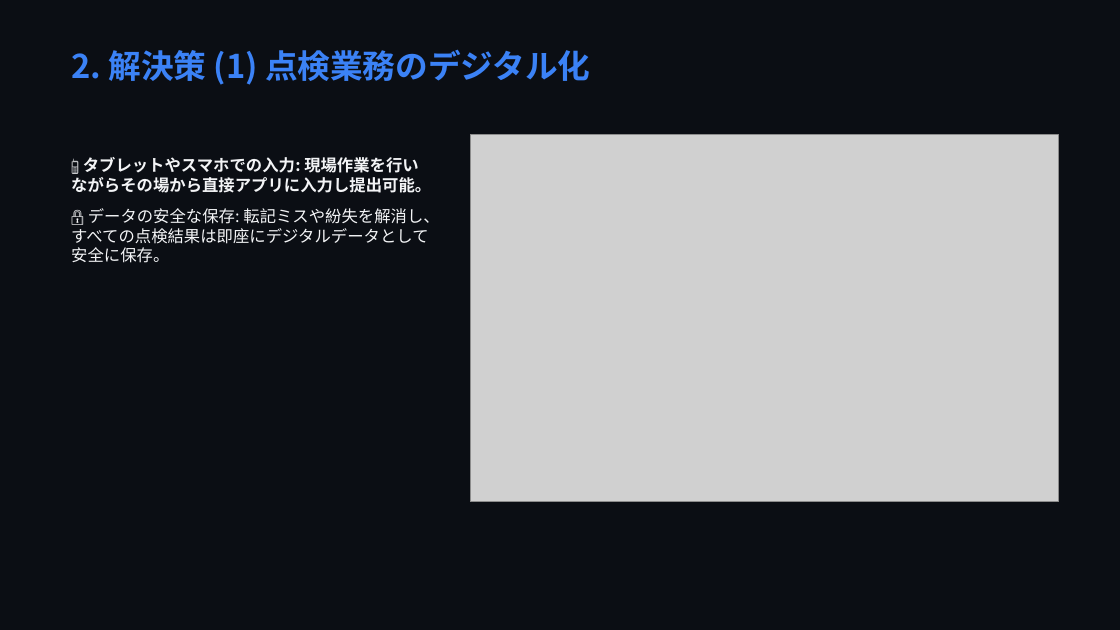
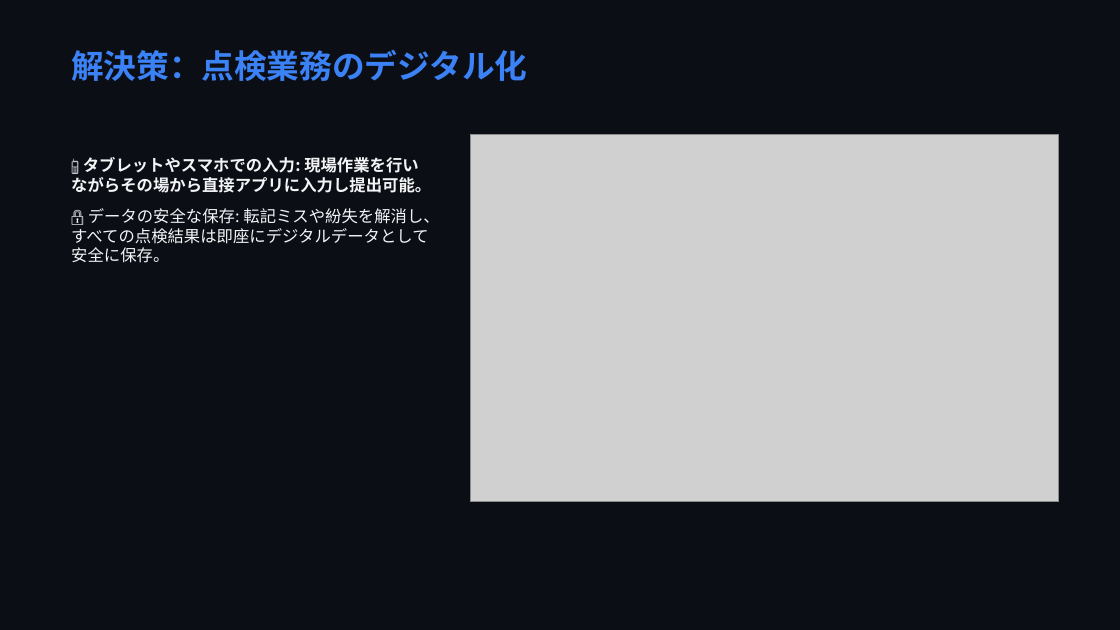
Before and after one commit to markjosephdsgatdula-dotcom/seibi-app-presentation, a slide deck: slide 4 of seibi_presentation.pptx (slide 3 before the commit). Drawn at 1120x630 pixels with LibreOffice and Linux fonts; fonts in the diff are those of the drawing; grey boxes stand for pictures. Boxes give left, top, right and bottom in pixels: in the first picture for what was removed or moved away, otherwise in the second. Text is boxed around its words. In the diff, an @@ line names an element or a change of style, - is before the commit and + after.

```diff
--- a/seibi_presentation.pptx
+++ b/seibi_presentation.pptx
@@ text at (71,49,527,81): text changed @@
-2. 解決策 (1) 点検業務のデジタル化
+解決策：点検業務のデジタル化
```
Also in this commit, not shown: 6 other slides changed, 2 slides added, 14 other files.
